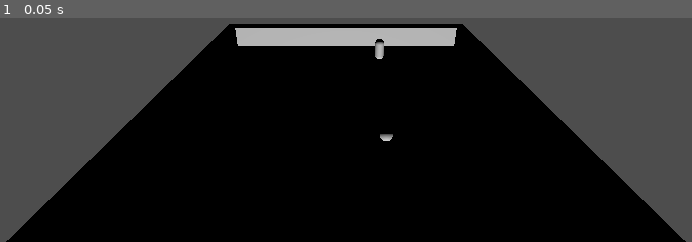
Above: before the commit, frame 1.
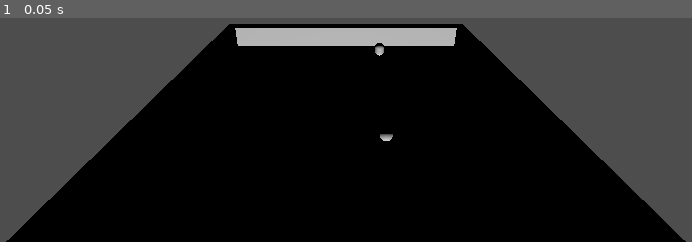
Above: after the commit, the same moment.

Repository: YutRetr0/rl-godot-movement
Game: Godot game, scene res://scenes/Arena.tscn
Two runs of this game, one before a commit and one after it. Both use one fixed random seed, a clock stepped at 60 frames per second and the inputs below.
Inputs:
- Up to frame 1 (0.05 s): no input

The runs differ from the first frame. In frame 1, less than 0.1% of the frame differs, in the area x 54-56%, y 9-19%.

Commit message:
chore: address review feedback and finalize rl demo scaffolding
Agent-Logs-Url: https://github.com/YutRetr0/rl-godot-movement/sessions/82ecb5a0-6115-4440-b9a7-5815e6a12d97

Co-authored-by: YutRetr0 <24565415+YutRetr0@users.noreply.github.com>

Diff:
--- a/scenes/Arena.tscn
+++ b/scenes/Arena.tscn
@@ -26,7 +26,7 @@
 
 [sub_resource type="CapsuleMesh" id="CapsuleMesh_agent"]
 radius = 0.4
-mid_height = 1.2
+height = 1.2
 
 [sub_resource type="SphereMesh" id="SphereMesh_target"]
 radius = 0.4
--- a/scripts/Arena.gd
+++ b/scripts/Arena.gd
@@ -2,6 +2,7 @@
 
 const MSG_RESET := 1
 const MSG_STEP := 2
+const MAX_SPAWN_ATTEMPTS := 16
 
 @export var bind_host: String = "127.0.0.1"
 @export var port: int = 9000
@@ -18,6 +19,8 @@
 @export var max_yaw_rate: float = 2.5
 @export var spawn_height: float = 1.0
 @export var target_height: float = 0.5
+@export var spawn_margin: float = 1.5
+@export var min_spawn_target_distance: float = 3.0
 
 @onready var agent: CharacterBody3D = $Agent
 @onready var target: Node3D = $Target
@@ -26,7 +29,7 @@
 var tcp_server := TCPServer.new()
 var peer: StreamPeerTCP = null
 var recv_buffer := PackedByteArray()
-var command_queue: Array = []
+var command_queue: Array[Dictionary] = []
 
 var stepping := false
 var step_frames_left := 0
@@ -43,7 +46,13 @@
         push_error("Failed to start TCP server on %s:%d (%d)" % [bind_host, port, listen_err])
     else:
         print("RL server listening on %s:%d" % [bind_host, port])
-    _reset_episode(-1)
+    _reset_episode(null)
+
+
+func _exit_tree() -> void:
+    _disconnect_client("Shutting down server")
+    if tcp_server.is_listening():
+        tcp_server.stop()
 
 
 func _process(_delta: float) -> void:
@@ -167,7 +176,7 @@
             parser.data_array = recv_buffer.slice(0, needed)
             parser.get_u8() # type
             parser.get_u8() # has_seed
-            var seed := -1
+            var seed: Variant = null
             if has_seed == 1:
                 seed = parser.get_32()
 
@@ -226,14 +235,14 @@
 func _apply_action_once(delta: float) -> void:
     agent.rotate_y(current_action.w * max_yaw_rate * delta)
 
-    var local_input := Vector3(current_action.x, current_action.y, current_action.z)
-    if local_input.length() > 1.0:
-        local_input = local_input.normalized()
-
-    var world_direction := agent.global_transform.basis * local_input
+    var local_movement_direction := Vector3(current_action.x, current_action.y, current_action.z)
+    if local_movement_direction.length() > 1.0:
+        local_movement_direction = local_movement_direction.normalized()
+
+    var world_direction := agent.global_transform.basis * local_movement_direction
     agent.velocity = Vector3(
         world_direction.x * max_speed,
-        local_input.y * max_vertical_speed,
+        local_movement_direction.y * max_vertical_speed,
         world_direction.z * max_speed
     )
     agent.move_and_slide()
@@ -242,9 +251,12 @@
         collided_during_step = true
 
 
-func _reset_episode(seed: int) -> void:
-    if seed >= 0:
-        rng.seed = seed
+func _reset_episode(seed: Variant) -> void:
+    if seed != null:
+        var normalized_seed := int(seed)
+        if normalized_seed < 0:
+            normalized_seed += 4294967296
+        rng.seed = normalized_seed
     else:
         rng.randomize()
 
@@ -259,18 +271,18 @@
     var attempts := 0
     while true:
         target.global_position = _random_spawn_position(target_height)
-        if target.global_position.distance_to(agent.global_position) >= 3.0:
+        if target.global_position.distance_to(agent.global_position) >= min_spawn_target_distance:
             break
         attempts += 1
-        if attempts > 16:
+        if attempts > MAX_SPAWN_ATTEMPTS:
             break
 
 
 func _random_spawn_position(height: float) -> Vector3:
     return Vector3(
-        rng.randf_range(-arena_half_extent_x + 1.5, arena_half_extent_x - 1.5),
+        rng.randf_range(-arena_half_extent_x + spawn_margin, arena_half_extent_x - spawn_margin),
         height,
-        rng.randf_range(-arena_half_extent_z + 1.5, arena_half_extent_z - 1.5)
+        rng.randf_range(-arena_half_extent_z + spawn_margin, arena_half_extent_z - spawn_margin)
     )
 
 
Not shown, changed: README.md
Not shown, changed: python/env_client.py
Not shown, changed: python/gym_env.py
Not shown, changed: python/launch_envs.py
Not shown, changed: python/train_ppo.py
